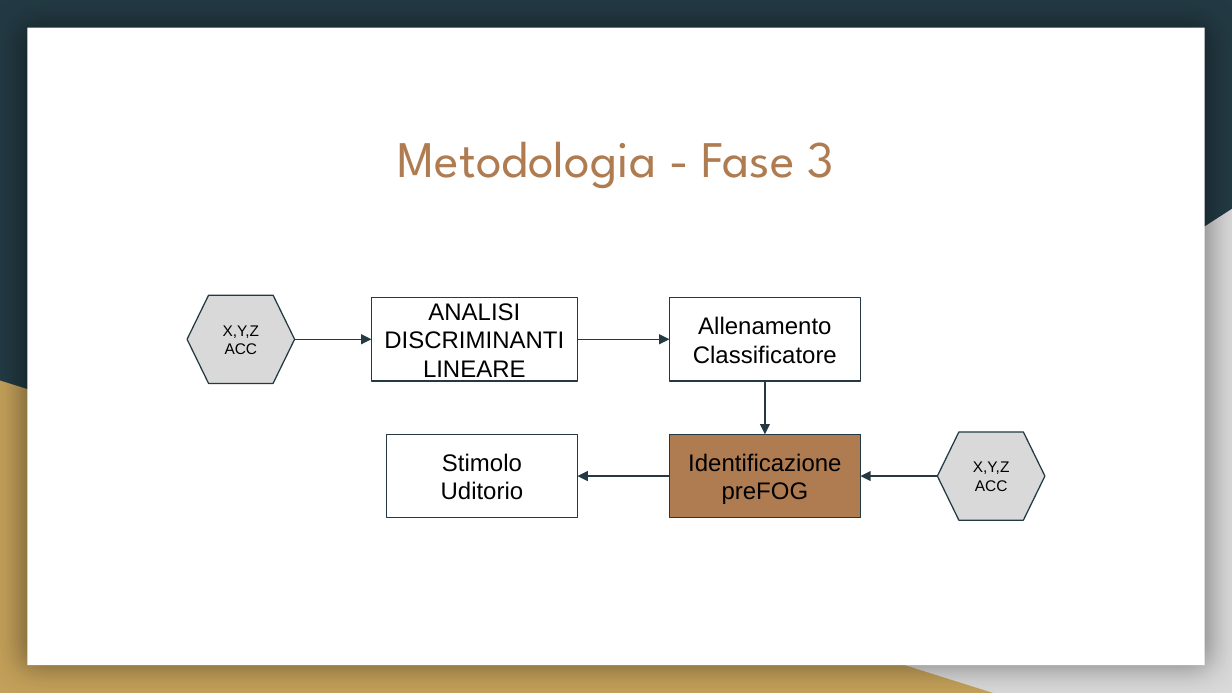
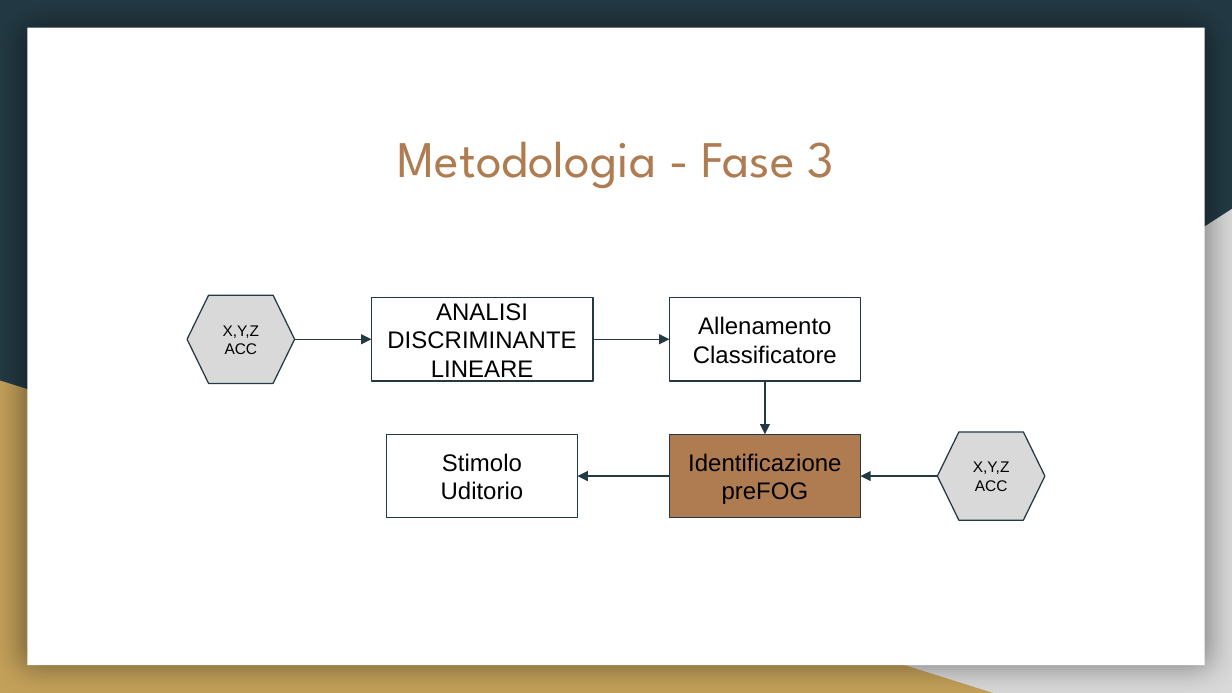
Before and after one commit to fuserale/tesi, a slide deck: slide 9 of tex_tesi/Apprendimento non supervisionato per l’identificazione di contesti di Freezing of Gait (FOG) in pazienti affetti da Morbo di Parkinson.pptx (slide 8 before the commit). Drawn at 1232x693 pixels with LibreOffice and Linux fonts; fonts in the diff are those of the drawing. Boxes give left, top, right and bottom in pixels: in the first picture for what was removed or moved away, otherwise in the second. Text is boxed around its words. In the diff, an @@ line names an element or a change of style, - is before the commit and + after.

```diff
--- a/tex_tesi/Apprendimento non supervisionato per l’identificazione di contesti di Freezing of Gait (FOG) in pazienti affetti da Morbo di Parkinson.pptx
+++ b/tex_tesi/Apprendimento non supervisionato per l’identificazione di contesti di Freezing of Gait (FOG) in pazienti affetti da Morbo di Parkinson.pptx
@@ rectangle "ANALISI DISCRIMINANTE LINEARE": place and size @@
-rectangle "ANALISI DISCRIMINANTE LINEARE" at [371, 297, 577, 381]
+rectangle "ANALISI DISCRIMINANTE LINEARE" at [371, 297, 593, 381]
@@ text in rectangle at [387, 303, 576, 382]: text changed @@
-ANALISI DISCRIMINANTI LINEARE
+ANALISI DISCRIMINANTE LINEARE
@@ arrow moved from (578, 339) - (669, 339) to (593, 339) - (669, 339) @@
```
Also in this commit, not shown: 4 other slides changed, 1 slide added.
